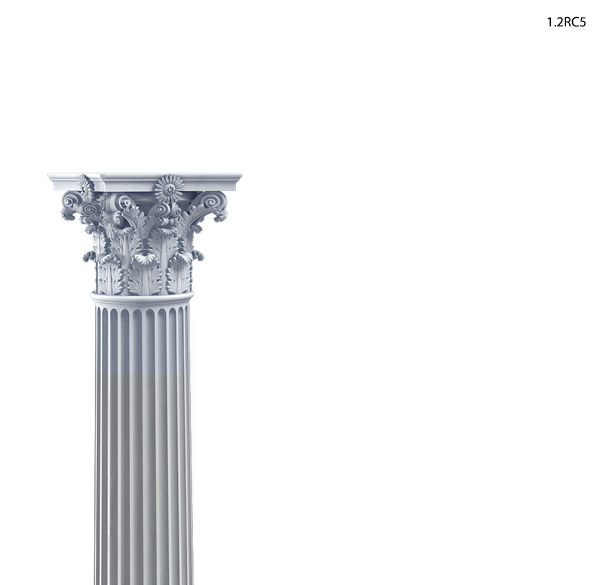
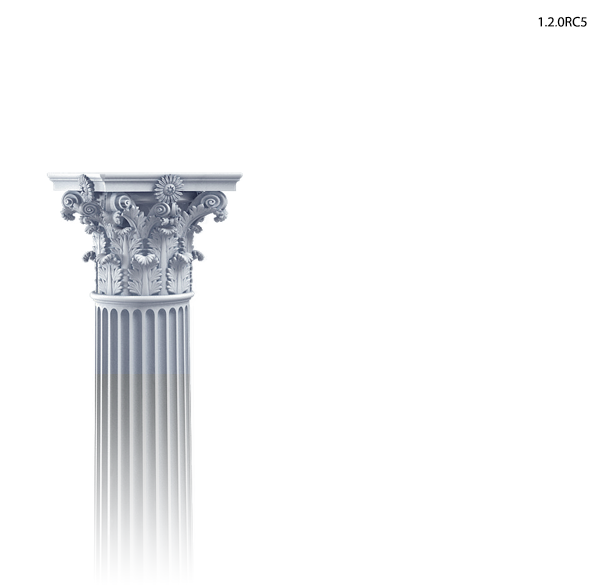
Layer changes from the first 600px x 585px image to the second:
renamed "1.2RC5" to "1.2.0RC5", painted on it over [538, 16, 587, 27]
added layer "Layer 11" above "Layer 10" over [93, 378, 196, 585]
